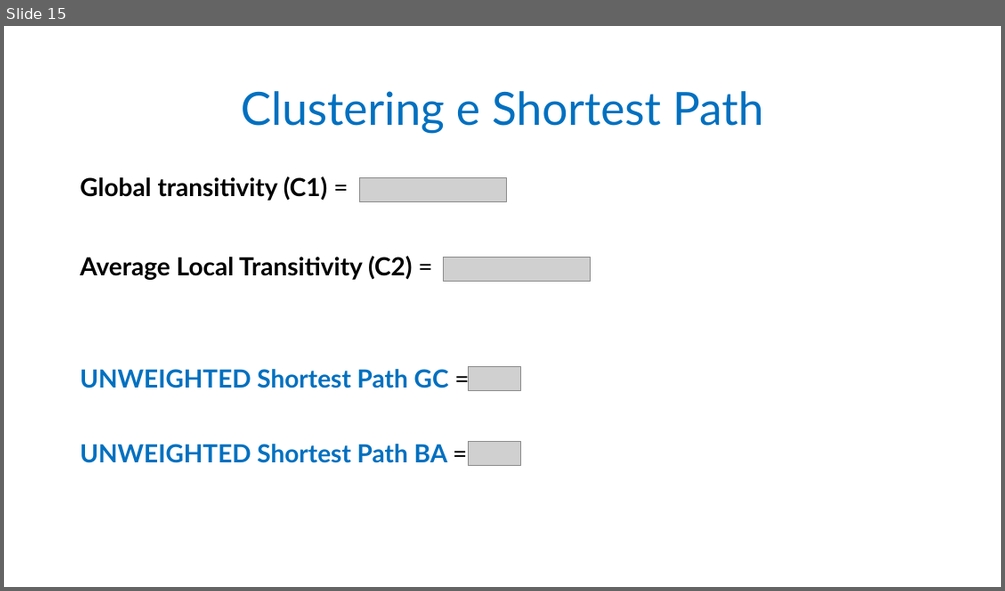
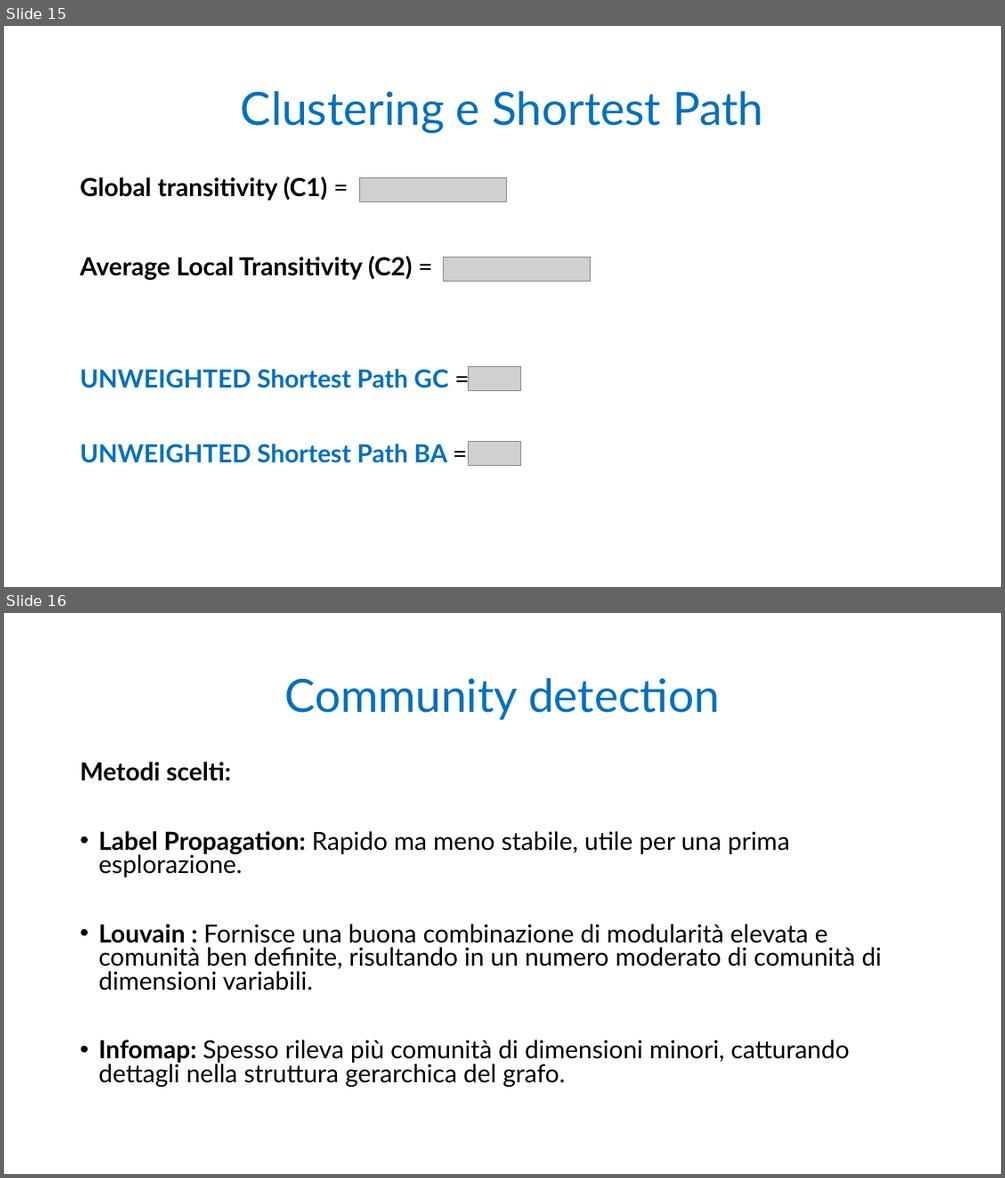
Before and after one commit to AntonioDonnangelo/SNA, a slide deck: Presentation_Group_6.pptx. Shown one above the other, each under a label of ours: slide 15 before the commit, slides 15 and 16 after it. The pictures are 1005x591 and 1005x1178 pixels, drawn with LibreOffice and Linux fonts; fonts in the diff are those of the drawing; grey boxes stand for pictures. Boxes give left, top, right and bottom in pixels: in the first picture for what was removed or moved away, otherwise in the second. Text is boxed around its words. In the diff, an @@ line names an element or a change of style, - is before the commit and + after.

Commit message:
Aggiornata presentazione comm detection

```diff
--- a/Presentation_Group_6.pptx
+++ b/Presentation_Group_6.pptx
@@ slide 16 added at (4, 613, 1001, 1174), background #FFFFFF @@
@@ title added at (284, 678, 720, 720), 44 pt, text #0070C0 @@
+Community detection
@@ text added at (80, 762, 882, 1086), 24 pt, text #000000 @@
+Metodi scelti:
+• Label Propagation: Rapido ma meno stabile, utile per una prima esplorazione.
+• Louvain : Fornisce una buona combinazione di modularità elevata e comunità ben definite, risultando in un numero moderato di comunità di dimensioni variabili.
+• Infomap: Spesso rileva più comunità di dimensioni minori, catturando dettagli nella struttura gerarchica del grafo.
```
Also in this commit, not shown: 4 other slides added, 1 other file.
